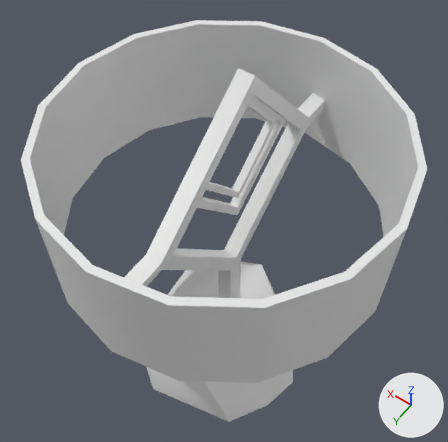
Renders of the FBX model Models/Lamp 3.fbx from each side of a commit.
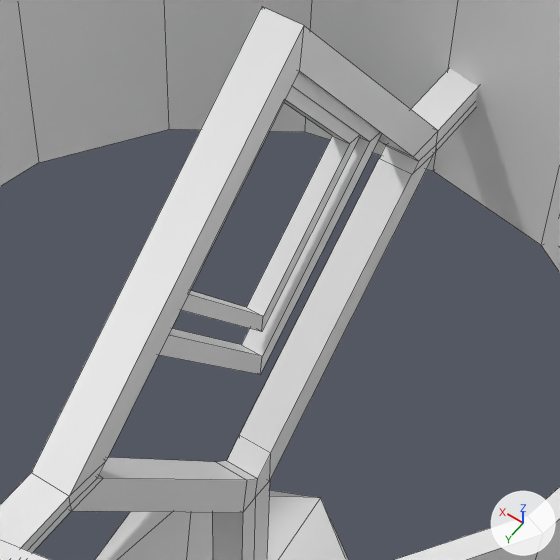
Old and new are each drawn whole from a 50 mm lens placed at (-0.252, 0.36, 0.839), pointed at (0.022, -0.024, 0.235) and again close up on the part from 30% to 80% of the width and 15% to 65% of the height. The lights are fixed; the arrows at lower right show +X, +Y and +Z. The close-ups show mesh edges as thin lines. Where no turn or scale is listed for an object, it has been applied to the vertices. Vertices at the same position are counted once.

Before the edit, the objects in view are built like this:
```python
me_mesh = bpy.data.meshes.new('Mesh')
me_mesh.from_pydata(...)  # 170 vertices, 182 faces; spans x -0.191..0.201, y -0.196..0.196, z -0.053..0.477
ob_lamp_3 = bpy.data.objects.new('Lamp_3', me_mesh)
ob_lamp_3.location = (0.0, 0.0, 0.0)
```
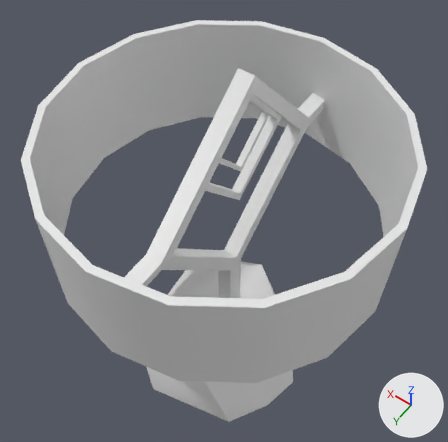
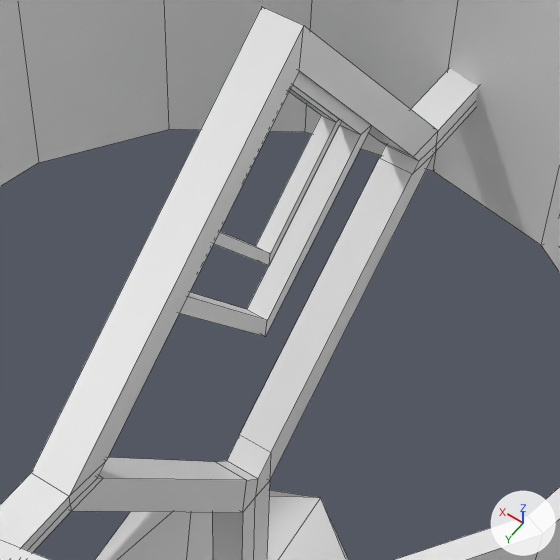
Where the newer file only moved an object's origin or applied its transform, the numbers keep the older frame.

The change, as a list of edits to the scene's bpy script:
```text
Change me_mesh:
    where me_mesh.from_pydata(...)  # 170 vertices, 182 faces; spans x -0.191..0.201, y -0.196..0.196, z -0.053..0.477
    used by ob_lamp_3; location = (0.0, 0.0, 0.0)
    me_mesh part 1: the loose piece of 16 vertices spanning x -0.009..0.0, y -0.081..0.055, z 0.316..0.452 is scaled about its middle by (0.829, 0.73, 0.73), then moved by (-0.001, -0.002, 0.022)
    me_mesh part 2: the loose piece of 16 vertices spanning x -0.01..0.001, y -0.099..0.074, z 0.289..0.462 is scaled about its middle by (0.957, 0.843, 0.843), then moved by (-0.001, -0.001, 0.012)
```

Pixel boxes (x1, y1, x2, y2) of what changed, in the close-ups (560 x 560 px; the box of a moved part takes in the faces that stretch with it):
part 1 of me_mesh, moved or reshaped: before (181, 86, 360, 332); after (214, 85, 342, 266)
part 2 of me_mesh, moved or reshaped: before (159, 73, 381, 375); after (180, 72, 371, 336)
